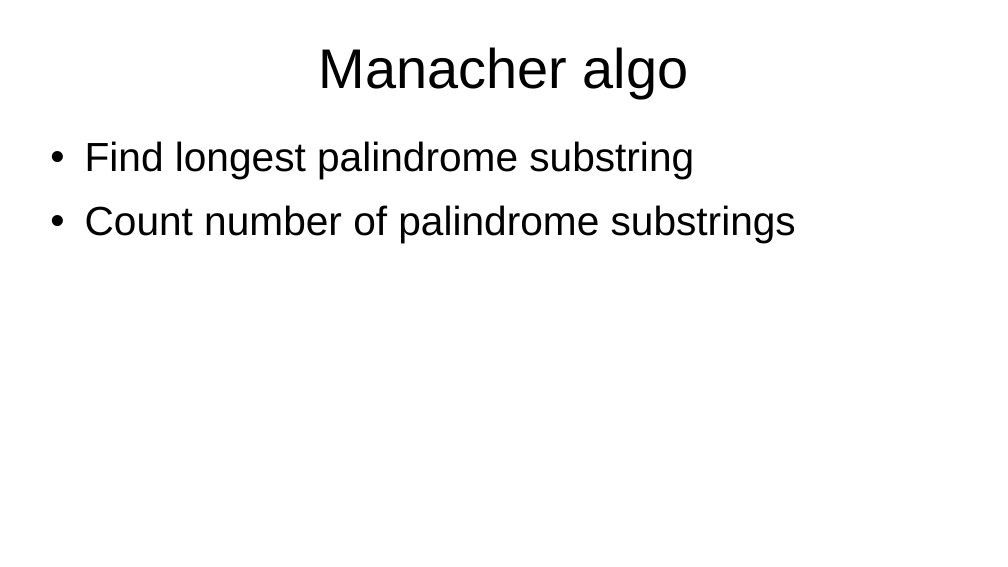
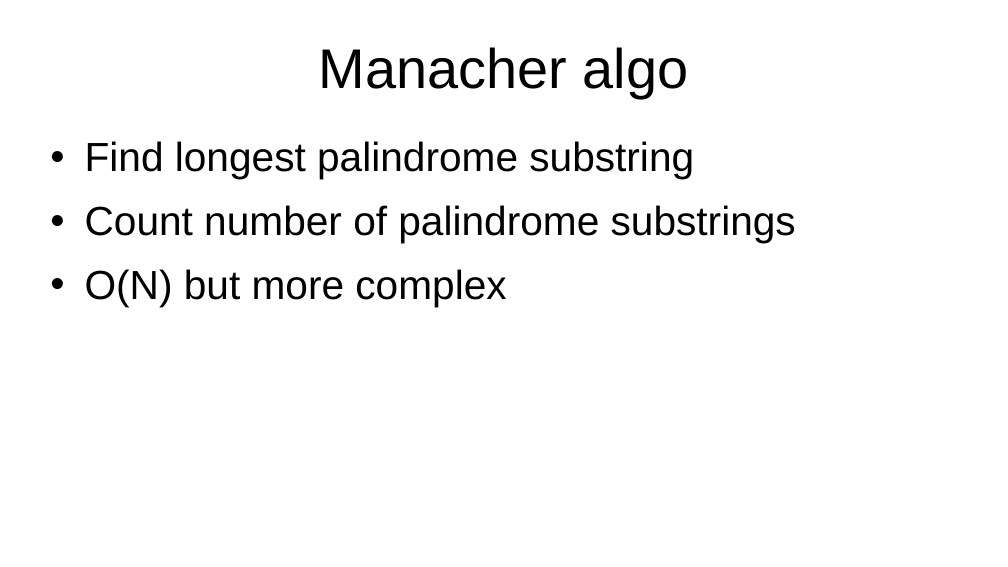
Before and after one commit to kindaichinisan/CompetitiveProgramming, a slide deck: slide 136 of MyCode/competitive_programming.ppt (slide 128 before the commit). Drawn at 1008x567 pixels with LibreOffice and Linux fonts; fonts in the diff are those of the drawing. Boxes give left, top, right and bottom in pixels: in the first picture for what was removed or moved away, otherwise in the second. Text is boxed around its words. In the diff, an @@ line names an element or a change of style, - is before the commit and + after.

```diff
--- a/MyCode/competitive_programming.ppt
+++ b/MyCode/competitive_programming.ppt
@@ text at (85,269,506,306): paragraph added @@
+• O(N) but more complex
```
Also in this commit, not shown: 8 slides added, 1 other file.
